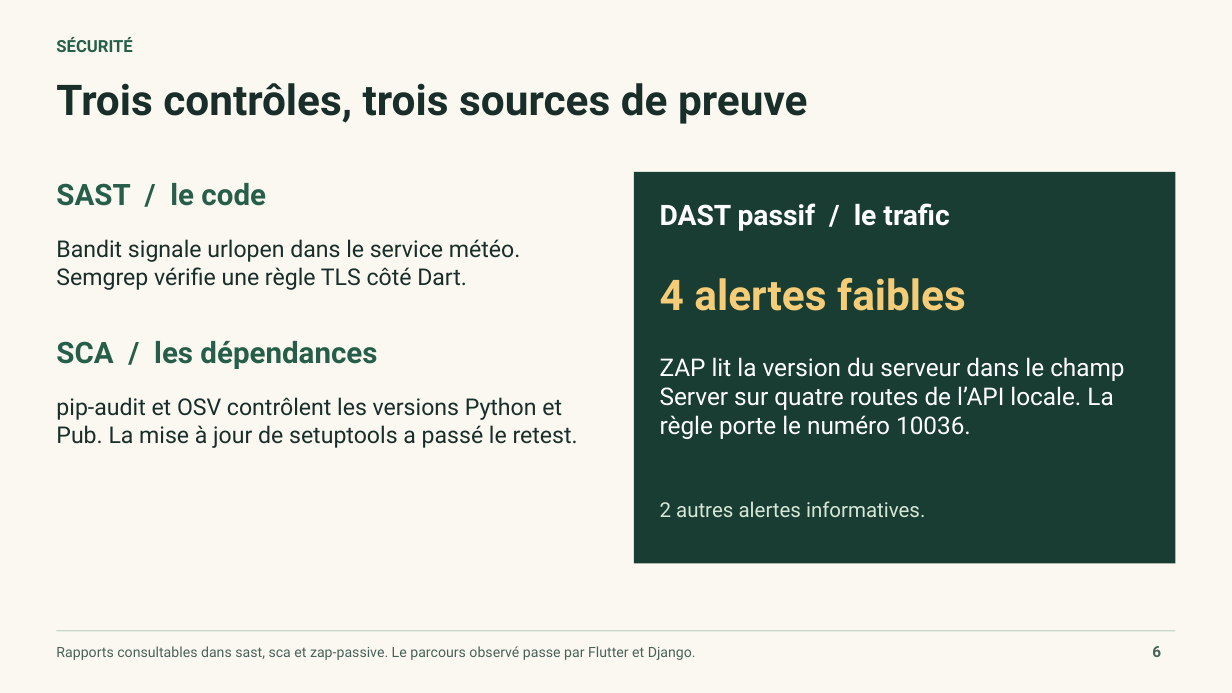
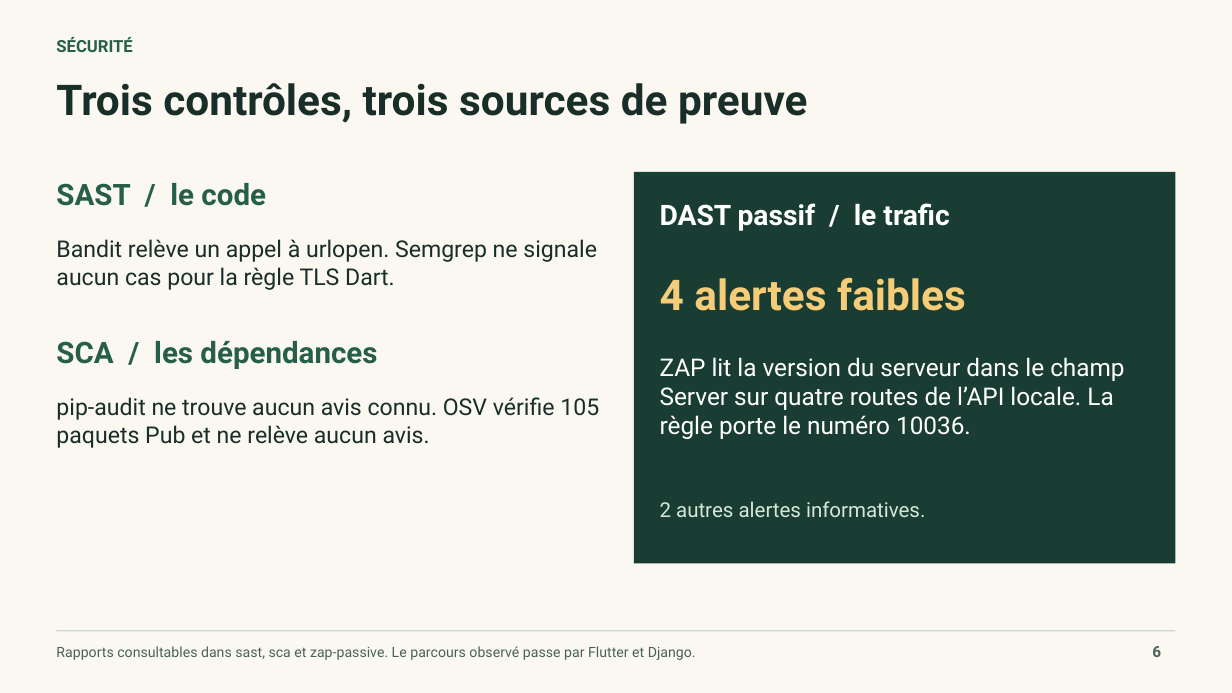
Before and after one commit to WasMas/Farm_App, a slide deck: slide 6 of docs/quality/Fieldbook-Soutenance.pptx. Drawn at 1232x693 pixels with LibreOffice and Linux fonts; fonts in the diff are those of the drawing. Boxes give left, top, right and bottom in pixels: in the first picture for what was removed or moved away, otherwise in the second. Text is boxed around its words. In the diff, an @@ line names an element or a change of style, - is before the commit and + after.

```diff
--- a/docs/quality/Fieldbook-Soutenance.pptx
+++ b/docs/quality/Fieldbook-Soutenance.pptx
@@ text at (x1=56, y1=239, x2=597, y2=290): text changed @@
-Bandit signale urlopen dans le service météo. Semgrep vérifie une règle TLS côté Dart.
+Bandit relève un appel à urlopen. Semgrep ne signale aucun cas pour la règle TLS Dart.
@@ text at (x1=56, y1=397, x2=599, y2=448): text changed @@
-pip-audit et OSV contrôlent les versions Python et Pub. La mise à jour de setuptools a passé le retest.
+pip-audit ne trouve aucun avis connu. OSV vérifie 105 paquets Pub et ne relève aucun avis.
```
Also in this commit, not shown: 3 other slides changed, 2 slides added, 1 slide removed, 2 other files.
